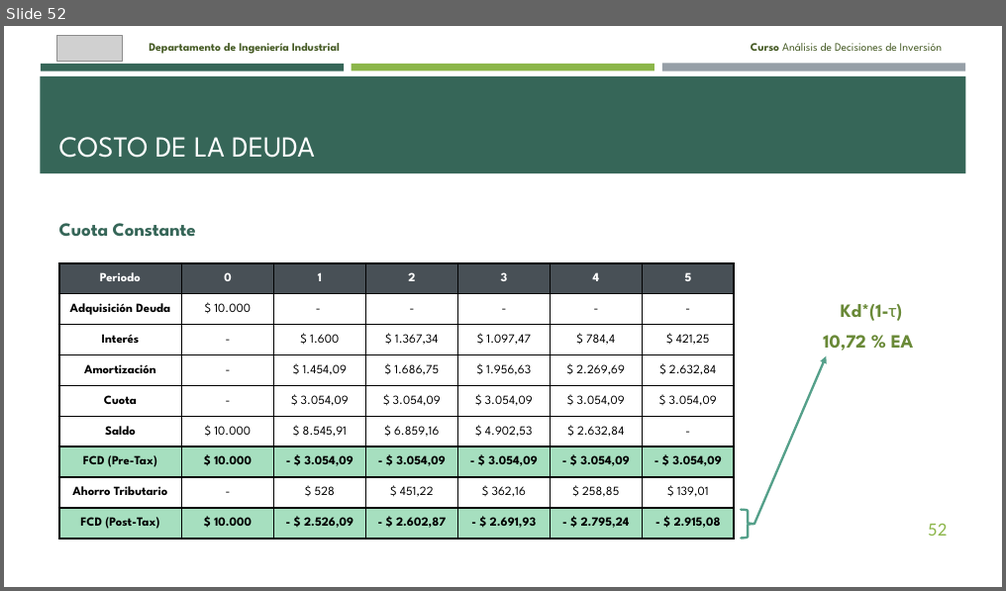
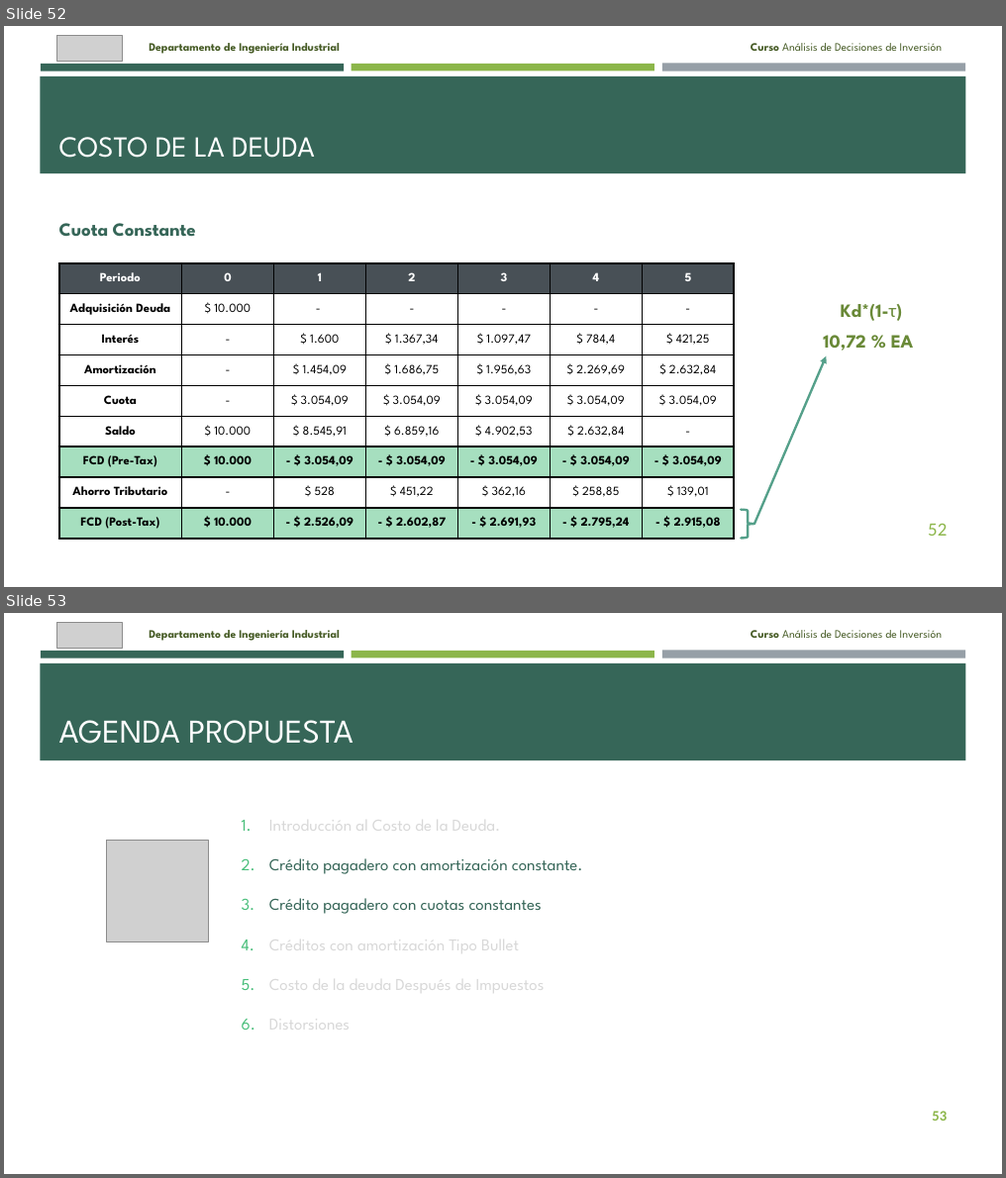
Before and after one commit to brigitte-castaneda/ANADEC_20262, a slide deck: 7.2. Anadec 202620 - Costo de la Deuda (Parte I).pptx. Shown one above the other, each under a label of ours: slide 52 before the commit, slides 52 and 53 after it. The pictures are 1006x591 and 1006x1178 pixels, drawn with LibreOffice and Linux fonts; fonts in the diff are those of the drawing; grey boxes stand for pictures. Boxes give left, top, right and bottom in pixels: in the first picture for what was removed or moved away, otherwise in the second. Text is boxed around its words. In the diff, an @@ line names an element or a change of style, - is before the commit and + after.

```diff
--- a/7.2. Anadec 202620 - Costo de la Deuda (Parte I).pptx
+++ b/7.2. Anadec 202620 - Costo de la Deuda (Parte I).pptx
@@ slide 53 added at [4, 613, 1002, 1174], background #FFFFFF; not listed: 4 template elements that a slide beside it also shows @@
@@ picture added at [56, 623, 122, 649] @@
@@ text added at [149, 630, 340, 641], 11 pt, text #465B25, bold @@
+Departamento de Ingeniería Industrial
@@ text added at [750, 630, 942, 638], 11 pt, text #465B25 @@
+Curso Análisis de Decisiones de Inversión
@@ title added at [59, 720, 353, 744], 32 pt, text #FFFFFF @@
+AGENDA PROPUESTA
@@ text added at [269, 812, 583, 1037], 16 pt, text #D8D8D8 @@
+1. Introducción al Costo de la Deuda.
+2. Crédito pagadero con amortización constante.
+3. Crédito pagadero con cuotas constantes
+4. Créditos con amortización Tipo Bullet
+5. Costo de la deuda Después de Impuestos
+6. Distorsiones
@@ picture added at [107, 840, 208, 942] @@
@@ page number added at [932, 1111, 946, 1121], 14 pt, text #8CB64A, bold @@
+53
```
Also in this commit, not shown: 1 slide changed, 5 other slides added, 1 other file.
